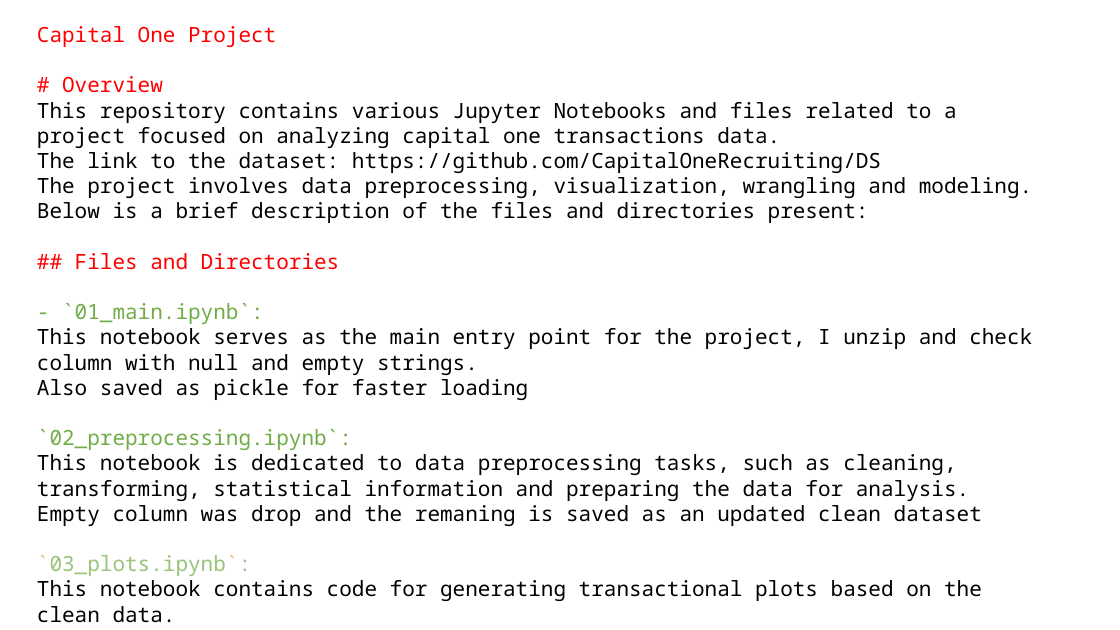
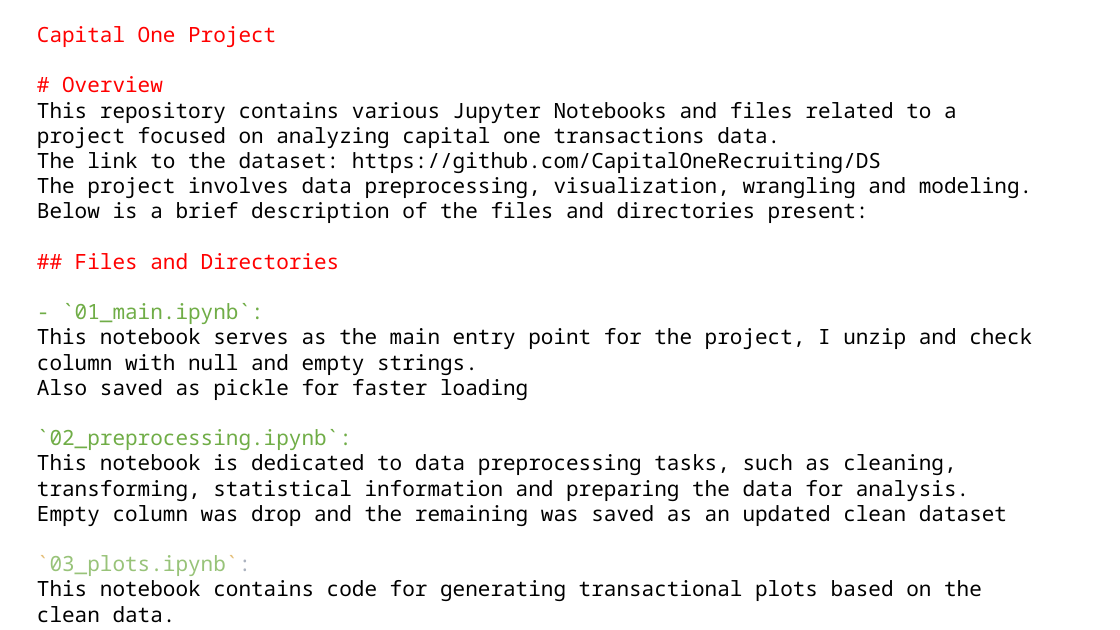
Before and after one commit to kehinde-elelu/capitalOne, a slide deck: slide 1 of CapitalOne_Transaction.pptx. Drawn at 1120x630 pixels with LibreOffice and Linux fonts; fonts in the diff are those of the drawing. Boxes give left, top, right and bottom in pixels: in the first picture for what was removed or moved away, otherwise in the second. Text is boxed around its words. In the diff, an @@ line names an element or a change of style, - is before the commit and + after.

```diff
--- a/CapitalOne_Transaction.pptx
+++ b/CapitalOne_Transaction.pptx
@@ text at <box>37,505,1007,526</box>: text changed @@
-Empty column was drop and the remaning is saved as an updated clean dataset
+Empty column was drop and the remaining was saved as an updated clean dataset
```
Also in this commit, not shown: 7 other files.
